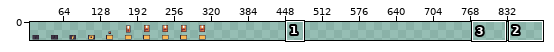
A sprite sheet gets an edit: Art/playerCollection-Sheet.png. Above, an overview of the earlier version with the close-up marked.
Close-up. Before:
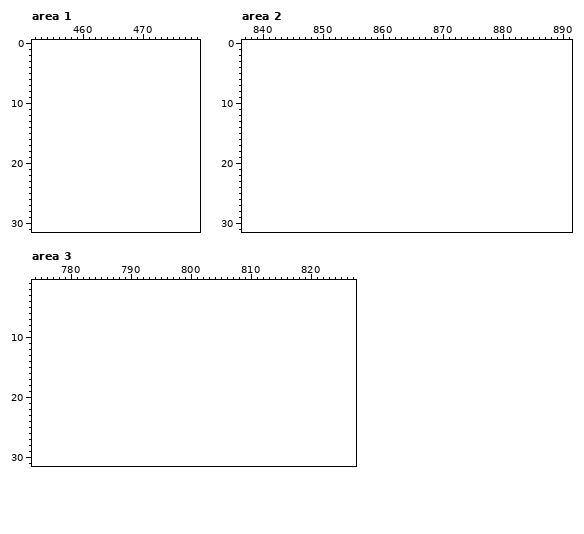
The file is 320x32 pixels. Shown: area 1: x 452..479, y 0..31; area 2: x 837..891, y 0..31; area 3: x 774..827, y 1..31. The old version is drawn lined up with the new one, on the new canvas. The wide view leaves out empty margins. The commit also changed other parts of the picture, which this record leaves out.
Palette (. is transparent): 
Once edited:
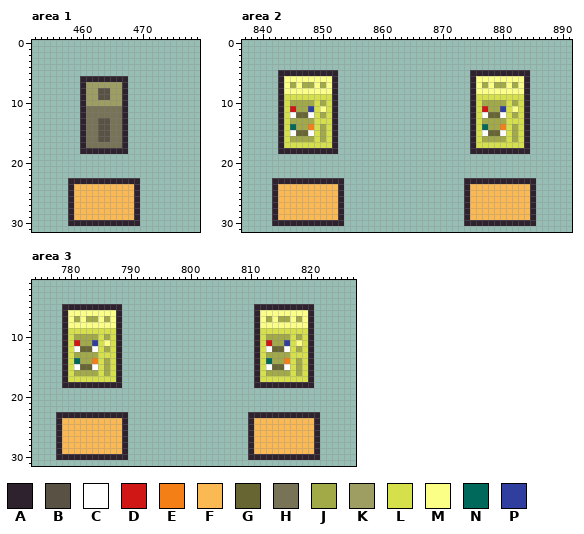
Colours new in this view: A #2e222f  B #595244  C #ffffff  D #d01716  E #f57f17  F #fbb954  G #676633  H #787256  J #a2a947  K #9e9e62  L #d5e04b  M #fbff86  N #00695c  P #303f9f
The exact change:
canvas 320x32 -> 896x32
Area 1:
y 6: x 460..467 ........ -> AAAAAAAA
y 7: x 460..467 ........ -> AKKKKKKA
y 8..9: x 460..467 ........ -> AKKBBKKA
y 10: x 460..467 ........ -> AKKKKKKA
y 11..12: x 460..467 ........ -> AHHHHHHA
y 13..16: x 460..467 ........ -> AHHBBHHA
y 17: x 460..467 ........ -> AHHHHHHA
y 18: x 460..467 ........ -> AAAAAAAA
y 23: x 458..469 ............ -> AAAAAAAAAAAA
y 24..29: x 458..469 ............ -> AFFFFFFFFFFA
y 30: x 458..469 ............ -> AAAAAAAAAAAA
Area 2:
y 5: x 843..852 .......... -> AAAAAAAAAA; x 875..884 .......... -> AAAAAAAAAA
y 6: x 843..852 .......... -> AMMMMMMMMA; x 875..884 .......... -> AMMMMMMMMA
y 7: x 843..852 .......... -> AMJMJJMJMA; x 875..884 .......... -> AMJMJJMJMA
y 8: x 843..852 .......... -> AMMMMMMMMA; x 875..884 .......... -> AMMMMMMMMA
y 9: x 843..852 .......... -> ALLLLLLLLA; x 875..884 .......... -> ALLLLLLLLA
y 10: x 843..852 .......... -> ALJJJJLJLA; x 875..884 .......... -> ALJJJJLJLA
y 11: x 843..852 .......... -> ALDJJPLMLA; x 875..884 .......... -> ALDJJPLMLA
y 12: x 843..852 .......... -> ALCGGCLJLA; x 875..884 .......... -> ALCGGCLJLA
y 13: x 843..852 .......... -> ALJJJJLLLA; x 875..884 .......... -> ALJJJJLLLA
y 14: x 843..852 .......... -> ALNJJELJLA; x 875..884 .......... -> ALNJJELJLA
y 15: x 843..852 .......... -> ALCGGCLJLA; x 875..884 .......... -> ALCGGCLJLA
y 16: x 843..852 .......... -> ALJJJJLJLA; x 875..884 .......... -> ALJJJJLJLA
y 17: x 843..852 .......... -> ALLLLLLLLA; x 875..884 .......... -> ALLLLLLLLA
y 18: x 843..852 .......... -> AAAAAAAAAA; x 875..884 .......... -> AAAAAAAAAA
y 23: x 842..853 ............ -> AAAAAAAAAAAA; x 874..885 ............ -> AAAAAAAAAAAA
y 24..29: x 842..853 ............ -> AFFFFFFFFFFA; x 874..885 ............ -> AFFFFFFFFFFA
y 30: x 842..853 ............ -> AAAAAAAAAAAA; x 874..885 ............ -> AAAAAAAAAAAA
Area 3:
y 5: x 779..788 .......... -> AAAAAAAAAA; x 811..820 .......... -> AAAAAAAAAA
y 6: x 779..788 .......... -> AMMMMMMMMA; x 811..820 .......... -> AMMMMMMMMA
y 7: x 779..788 .......... -> AMJMJJMJMA; x 811..820 .......... -> AMJMJJMJMA
y 8: x 779..788 .......... -> AMMMMMMMMA; x 811..820 .......... -> AMMMMMMMMA
y 9: x 779..788 .......... -> ALLLLLLLLA; x 811..820 .......... -> ALLLLLLLLA
y 10: x 779..788 .......... -> ALJJJJLJLA; x 811..820 .......... -> ALJJJJLJLA
y 11: x 779..788 .......... -> ALDJJPLMLA; x 811..820 .......... -> ALDJJPLMLA
y 12: x 779..788 .......... -> ALCGGCLJLA; x 811..820 .......... -> ALCGGCLJLA
y 13: x 779..788 .......... -> ALJJJJLLLA; x 811..820 .......... -> ALJJJJLLLA
y 14: x 779..788 .......... -> ALNJJELJLA; x 811..820 .......... -> ALNJJELJLA
y 15: x 779..788 .......... -> ALCGGCLJLA; x 811..820 .......... -> ALCGGCLJLA
y 16: x 779..788 .......... -> ALJJJJLJLA; x 811..820 .......... -> ALJJJJLJLA
y 17: x 779..788 .......... -> ALLLLLLLLA; x 811..820 .......... -> ALLLLLLLLA
y 18: x 779..788 .......... -> AAAAAAAAAA; x 811..820 .......... -> AAAAAAAAAA
y 23: x 778..789 ............ -> AAAAAAAAAAAA; x 810..821 ............ -> AAAAAAAAAAAA
y 24..29: x 778..789 ............ -> AFFFFFFFFFFA; x 810..821 ............ -> AFFFFFFFFFFA
y 30: x 778..789 ............ -> AAAAAAAAAAAA; x 810..821 ............ -> AAAAAAAAAAAA
